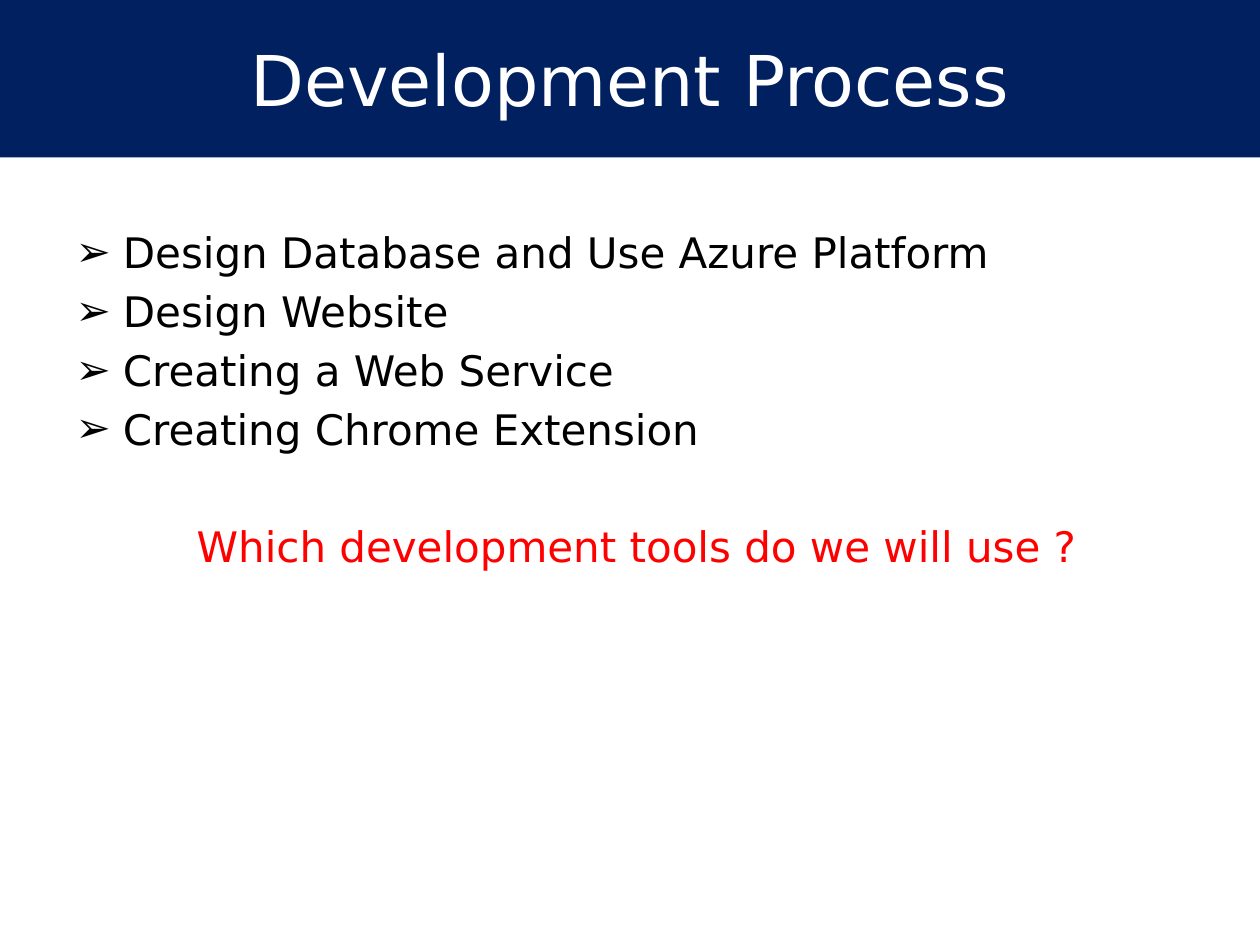
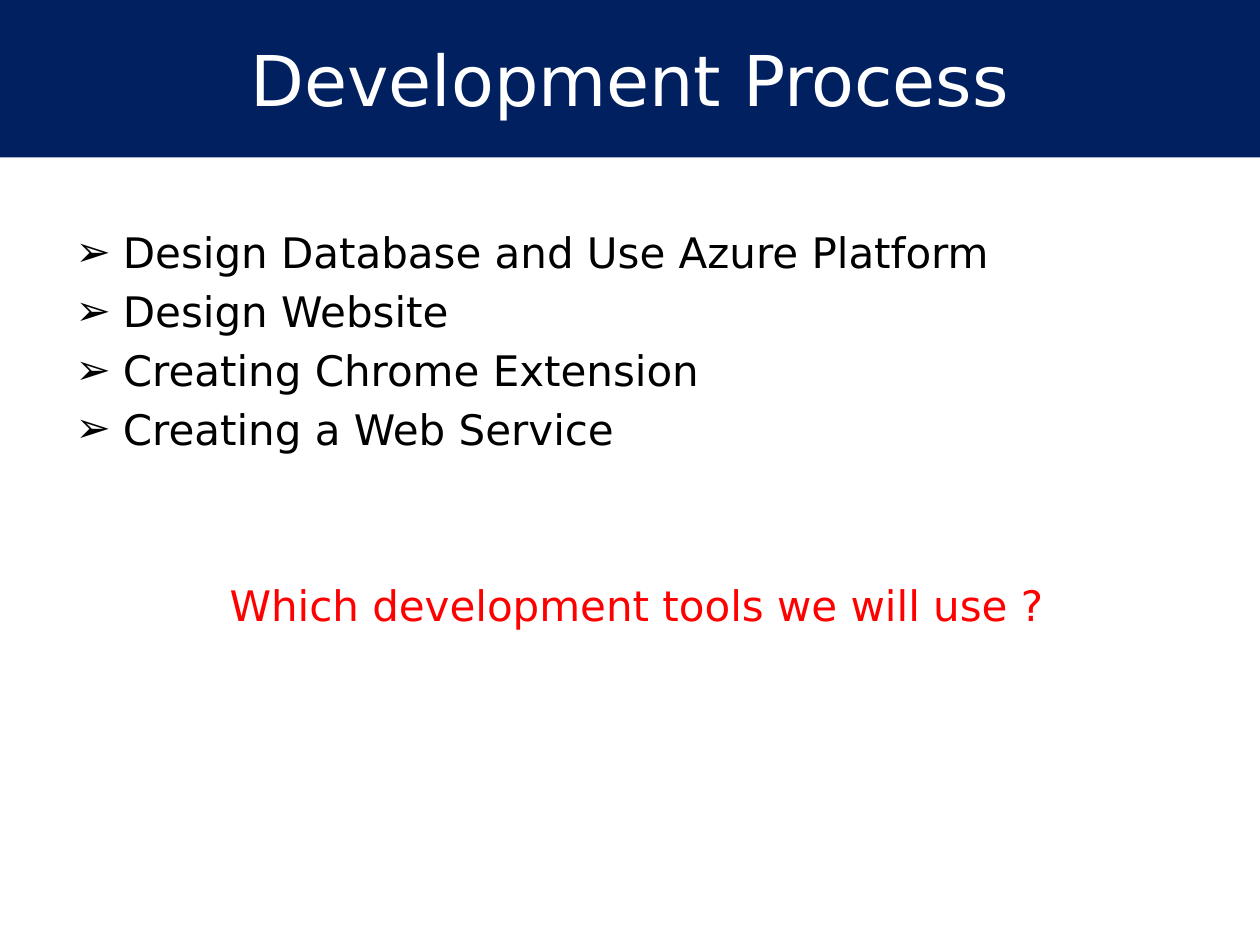
Before and after one commit to hakanyildiz/BIM444-Computer-Engineering-Apps, a slide deck: slide 15 of Documents/DUYARLIOL.pptx (slide 16 before the commit). Drawn at 1260x945 pixels with LibreOffice and Linux fonts; fonts in the diff are those of the drawing. Boxes give left, top, right and bottom in pixels: in the first picture for what was removed or moved away, otherwise in the second. Text is boxed around its words. In the diff, an @@ line names an element or a change of style, - is before the commit and + after.

```diff
--- a/Documents/DUYARLIOL.pptx
+++ b/Documents/DUYARLIOL.pptx
@@ text at <box>123,354,699,395</box>: paragraph added @@
+➢ Creating Chrome Extension
@@ text at <box>230,589,1007,630</box>: text changed @@
-➢ Creating Chrome Extension
-Which development tools do we will use ?
+Which development tools we will use ?
```
Also in this commit, not shown: 6 other slides changed, 1 slide removed, 21 other files.
